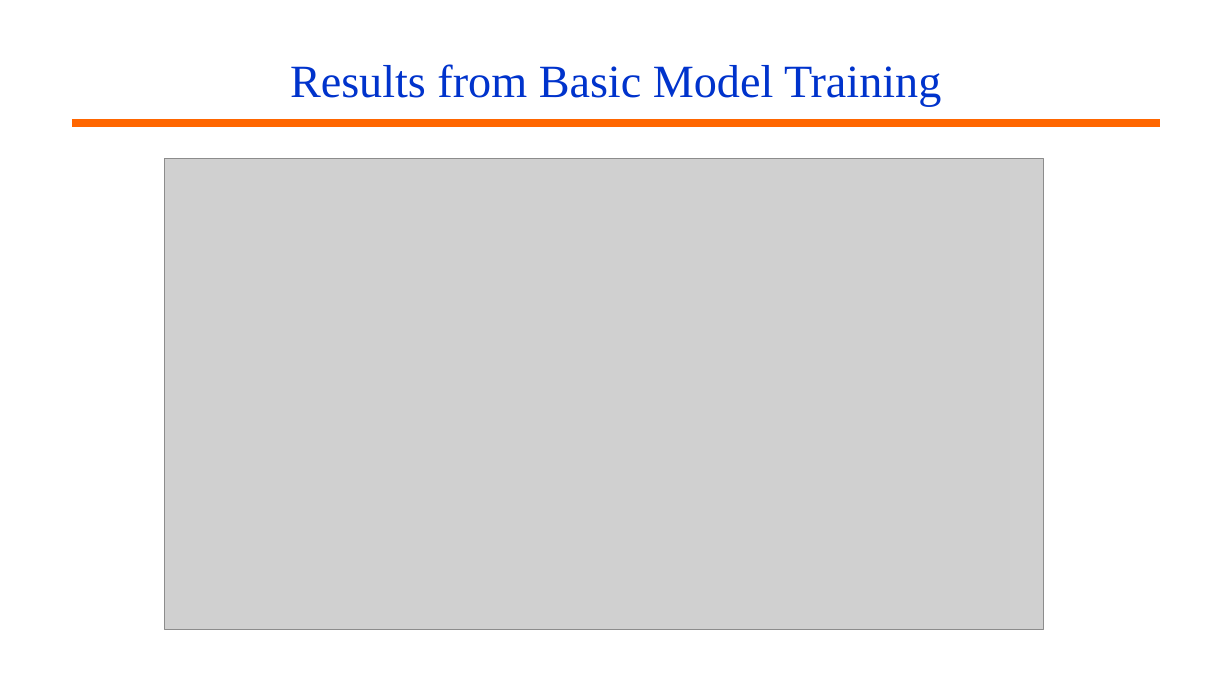
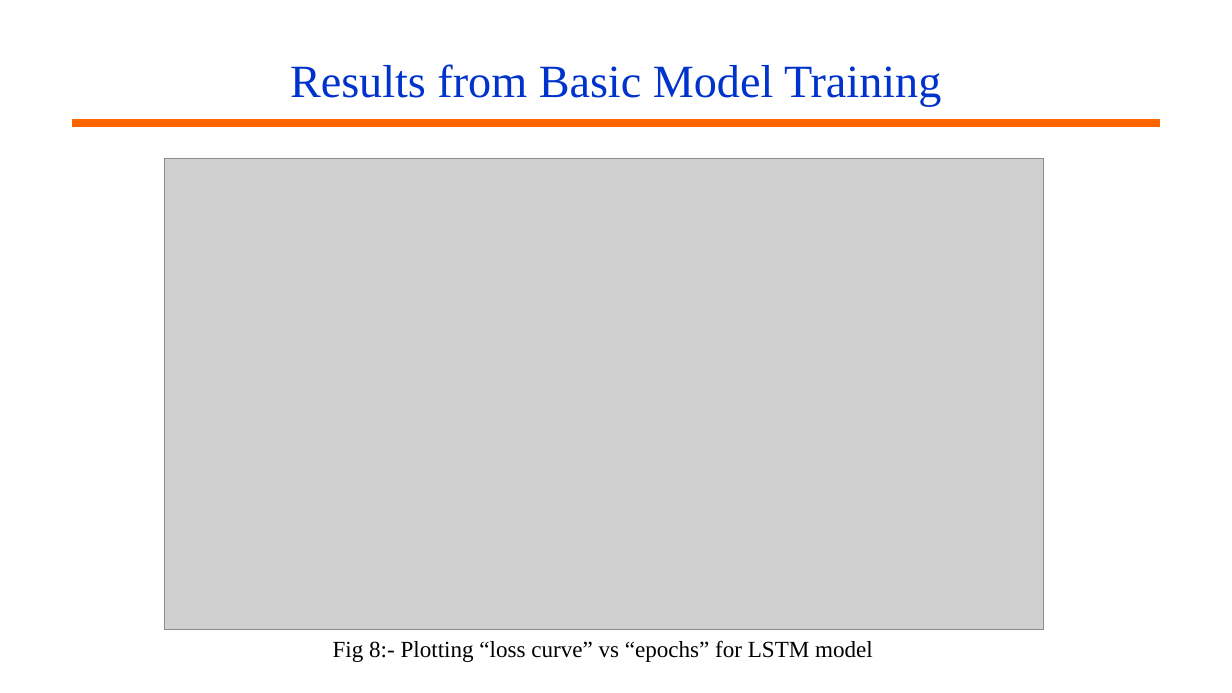
Before and after one commit to jerinjoseph121/Music-Generation, a slide deck: slide 23 of Presentation/Music Generation Major Project.pptx (slide 22 before the commit). Drawn at 1232x693 pixels with LibreOffice and Linux fonts; fonts in the diff are those of the drawing; grey boxes stand for pictures; background and template pictures are left out. Boxes give left, top, right and bottom in pixels: in the first picture for what was removed or moved away, otherwise in the second. Text is boxed around its words. In the diff, an @@ line names an element or a change of style, - is before the commit and + after.

```diff
--- a/Presentation/Music Generation Major Project.pptx
+++ b/Presentation/Music Generation Major Project.pptx
@@ text added at (x1=333, y1=640, x2=873, y2=662), 18 pt, text #000000 @@
+Fig 8:- Plotting “loss curve” vs “epochs” for LSTM model
```
Also in this commit, not shown: 8 other slides changed, 6 slides added, 2 slides removed.
